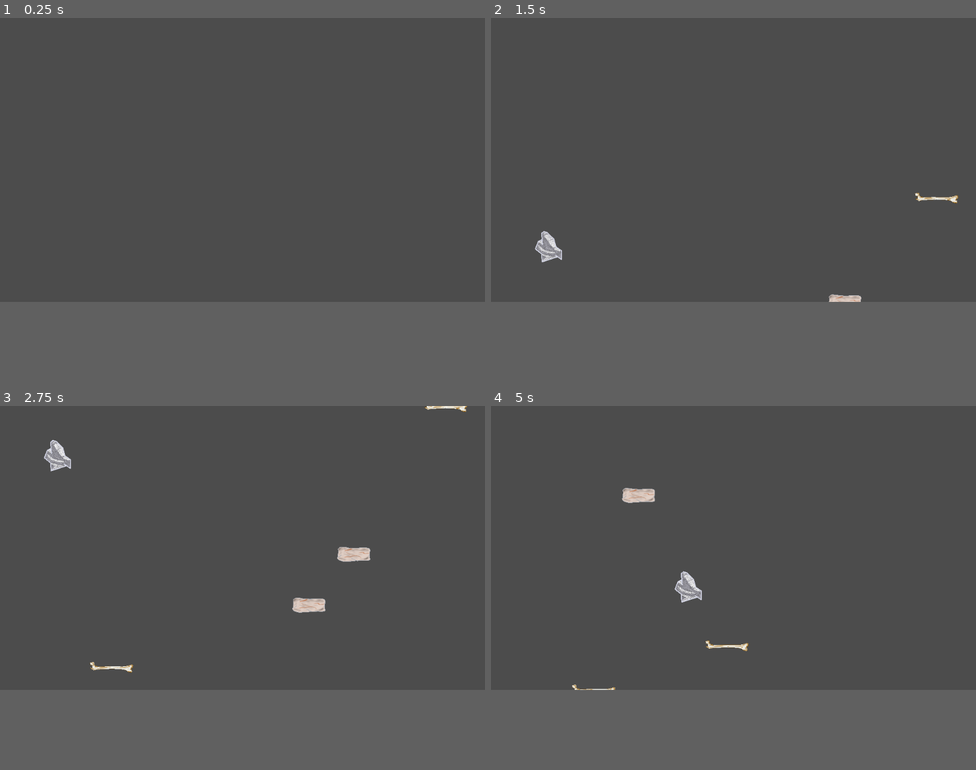
Above: before the commit, frames 1-4 (two rows, left to right).
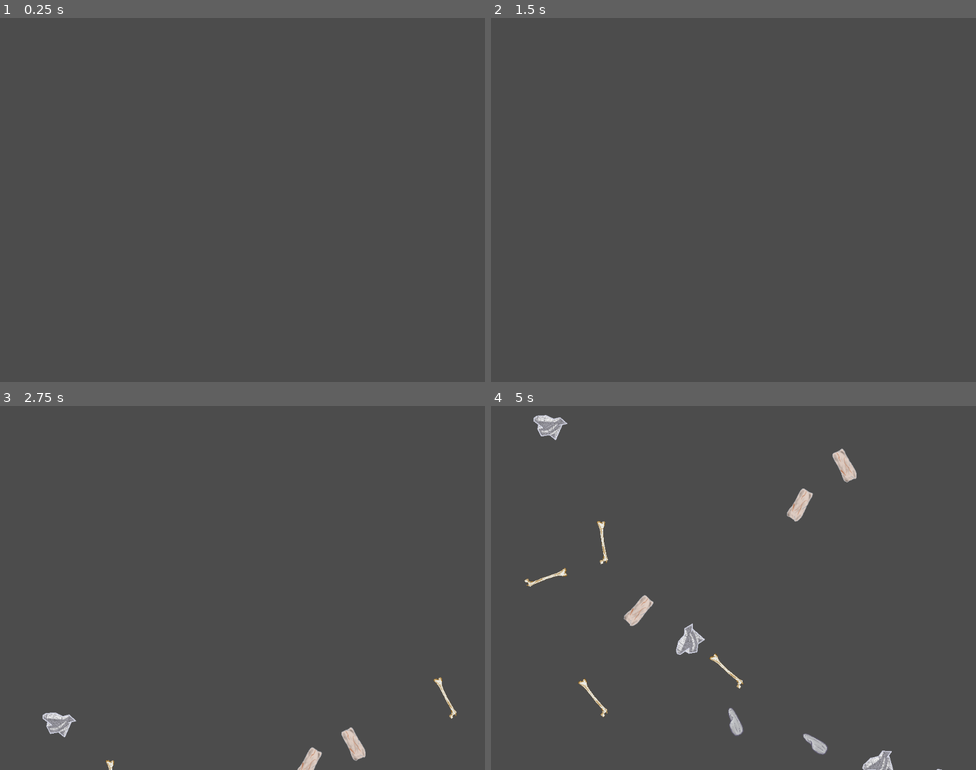
Above: after the commit, the same moments.

Repository: Carmoruda/GGJ2023
Game: Godot game, scene res://Main.tscn
Same seed, same stepped clock (60 frames per second), same inputs: the game is played once before the commit and once after it. The project has no main scene, so this scene is started directly.
Inputs:
- Up to frame 1 (0.25 s): no input
- Up to frame 2 (1.5 s): tap Enter at 0.5 s
- Up to frame 3 (2.75 s): no input
- Up to frame 4 (5 s): no input
The window is 800x468 before the commit and 800x600 after it. Grey fills any space a smaller window leaves; there, only what the larger window draws over its background counts as a difference.

The runs differ from the first frame. In frame 1, only the window size differs. In frame 2, 0.5% of the frame differs, in the area x 9-97%, y 48-78%; in frame 3, 1.8%; in frame 4, 3.0%, in the area x 6-93%, y 2-100%.

Commit message:
Generacion Obstaculos
Los obstaculos ahora se general fuera de  la vision del jugador

Diff:
--- a/Obstaculos/Main.gd
+++ b/Obstaculos/Main.gd
@@ -14,15 +14,20 @@
 	var obstacle_spawn_location = get_node("ObstaclePath/ObstacleSpawnLocation")
 	obstacle_spawn_location.offset = randi()
 
-	# Set the obstacle's direction perpendicular to the path direction.S
+	# Set the mob's direction perpendicular to the path direction.
 	var direction = obstacle_spawn_location.rotation + PI / 2
 
 	# Set the obstacle's position to a random location.
 	obstacle.position = obstacle_spawn_location.position
 
+	# Add some randomness to the direction.
+	# Add some randomness to the direction.
+	direction += rand_range(-PI / 2, PI / 2)
+	obstacle.rotation = direction
+
 	# Choose the velocity for the obstacle.
-	var velocity = Vector2(rand_range(150.0, 250.0), 0.0)
-	obstacle.linear_velocity = velocity.rotated(direction)
+	#var velocity = Vector2(rand_range(150.0, 250.0), 0.0)
+	#obstacle.linear_velocity = velocity.rotated(direction)
 
 	# Spawn the obstacle by adding it to the Main scene.
 	add_child(obstacle)
--- a/Obstaculos/Main.tscn
+++ b/Obstaculos/Main.tscn
@@ -5,22 +5,22 @@
 
 [sub_resource type="Curve2D" id=1]
 _data = {
-"points": PoolVector2Array( 0, 0, 0, 0, 1024, 600, 0, 0, 0, 0, 0, 600 )
+"points": PoolVector2Array( 0, 0, 0, 0, 1024, 896, 0, 0, 0, 0, 0, 896 )
 }
 
 [node name="Main" type="Node"]
 script = ExtResource( 1 )
 obstacle_scene = ExtResource( 2 )
 
+[node name="ObstacleTimer" type="Timer" parent="."]
+wait_time = 0.25
+autostart = true
+
 [node name="ObstaclePath" type="Path2D" parent="."]
 curve = SubResource( 1 )
 
 [node name="ObstacleSpawnLocation" type="PathFollow2D" parent="ObstaclePath"]
-position = Vector2( 1024, 600 )
-rotation = -3.14156
-
-[node name="ObstacleTimer" type="Timer" parent="."]
-wait_time = 0.5
-autostart = true
+position = Vector2( 1024, 896 )
+rotation = 3.14159
 
 [connection signal="timeout" from="ObstacleTimer" to="." method="_on_ObstacleTimer_timeout"]
--- a/Obstaculos/project.godot
+++ b/Obstaculos/project.godot
@@ -13,6 +13,10 @@
 config/name="DigDown"
 config/icon="res://icon.png"
 
+[display]
+
+window/size/height=768
+
 [gui]
 
 common/drop_mouse_on_gui_input_disabled=true
